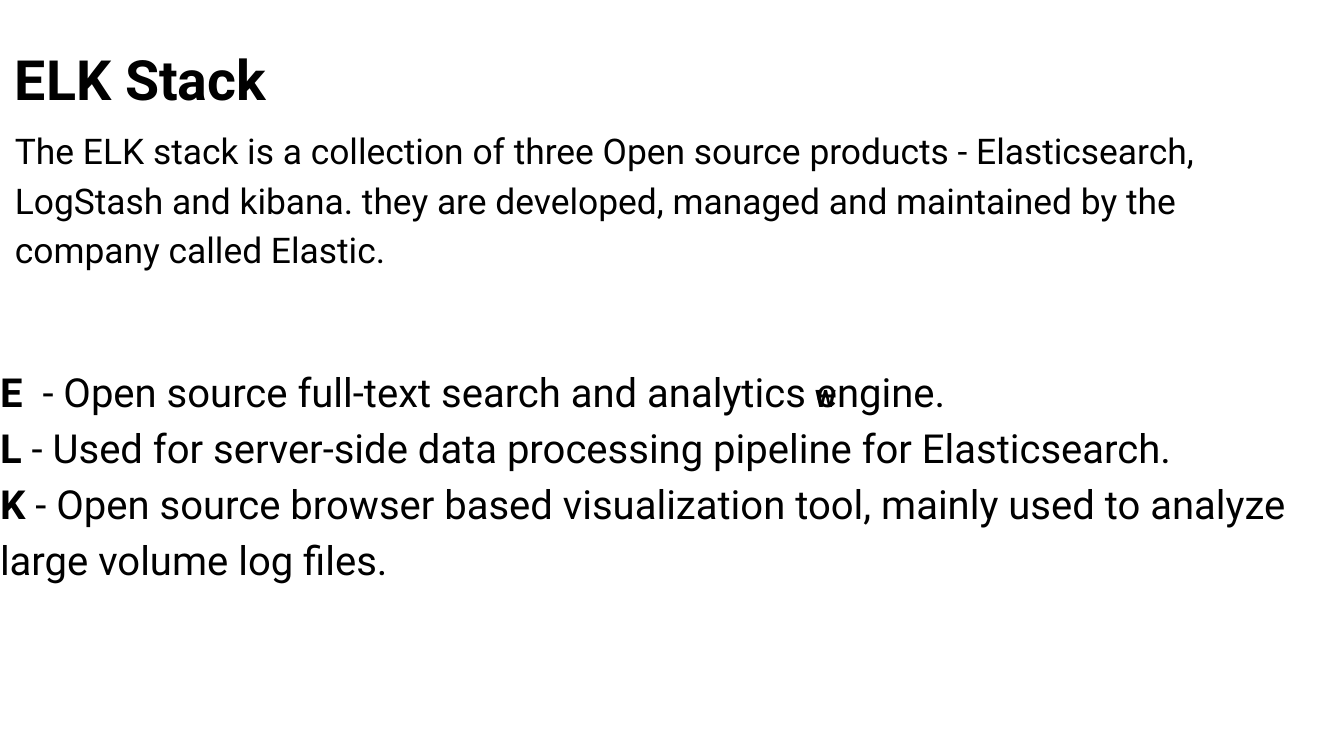
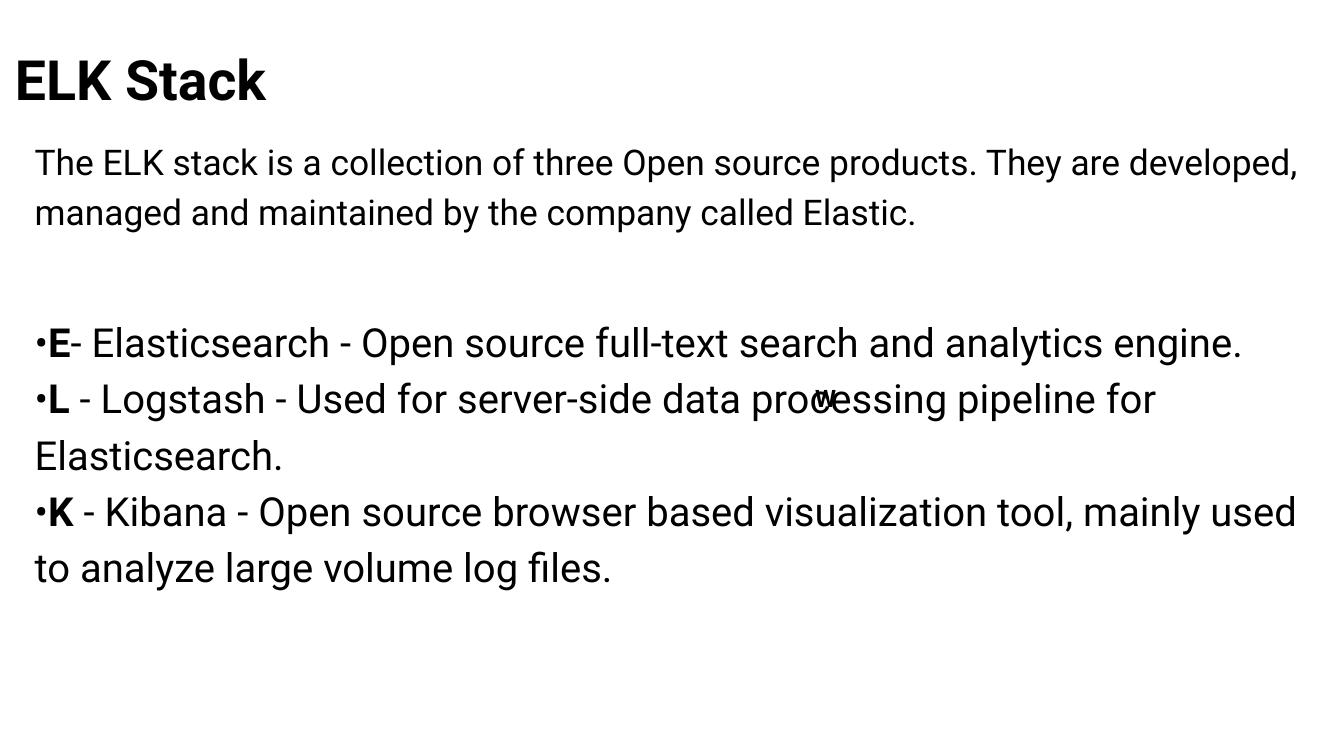
Before and after one commit to sridevi-inti/Java-Sep2024, a slide deck: slide 1 of ElastisearchPresentation/Elasticsearch.pptx (slide 2 before the commit). Drawn at 1344x756 pixels with LibreOffice and Linux fonts; fonts in the diff are those of the drawing. Boxes give left, top, right and bottom in pixels: in the first picture for what was removed or moved away, otherwise in the second. Text is boxed around its words. In the diff, an @@ line names an element or a change of style, - is before the commit and + after.

Commit message:
Elasticsearch ppt added

```diff
--- a/ElastisearchPresentation/Elasticsearch.pptx
+++ b/ElastisearchPresentation/Elasticsearch.pptx
@@ text at <box>35,148,1297,233</box>: text changed @@
-The ELK stack is a collection of three Open source products - Elasticsearch, LogStash and kibana. they are developed, managed and maintained by the company called Elastic.
+The ELK stack is a collection of three Open source products. They are developed, managed and maintained by the company called Elastic.
@@ text at <box>35,326,1296,591</box>: text changed @@
-E - Open source full-text search and analytics engine.
-L - Used for server-side data processing pipeline for Elasticsearch.
-K - Open source browser based visualization tool, mainly used to analyze large volume log files.
+•E- Elasticsearch - Open source full-text search and analytics engine.
+•L - Logstash - Used for server-side data processing pipeline for Elasticsearch.
+•K - Kibana - Open source browser based visualization tool, mainly used to analyze large volume log files.
```
